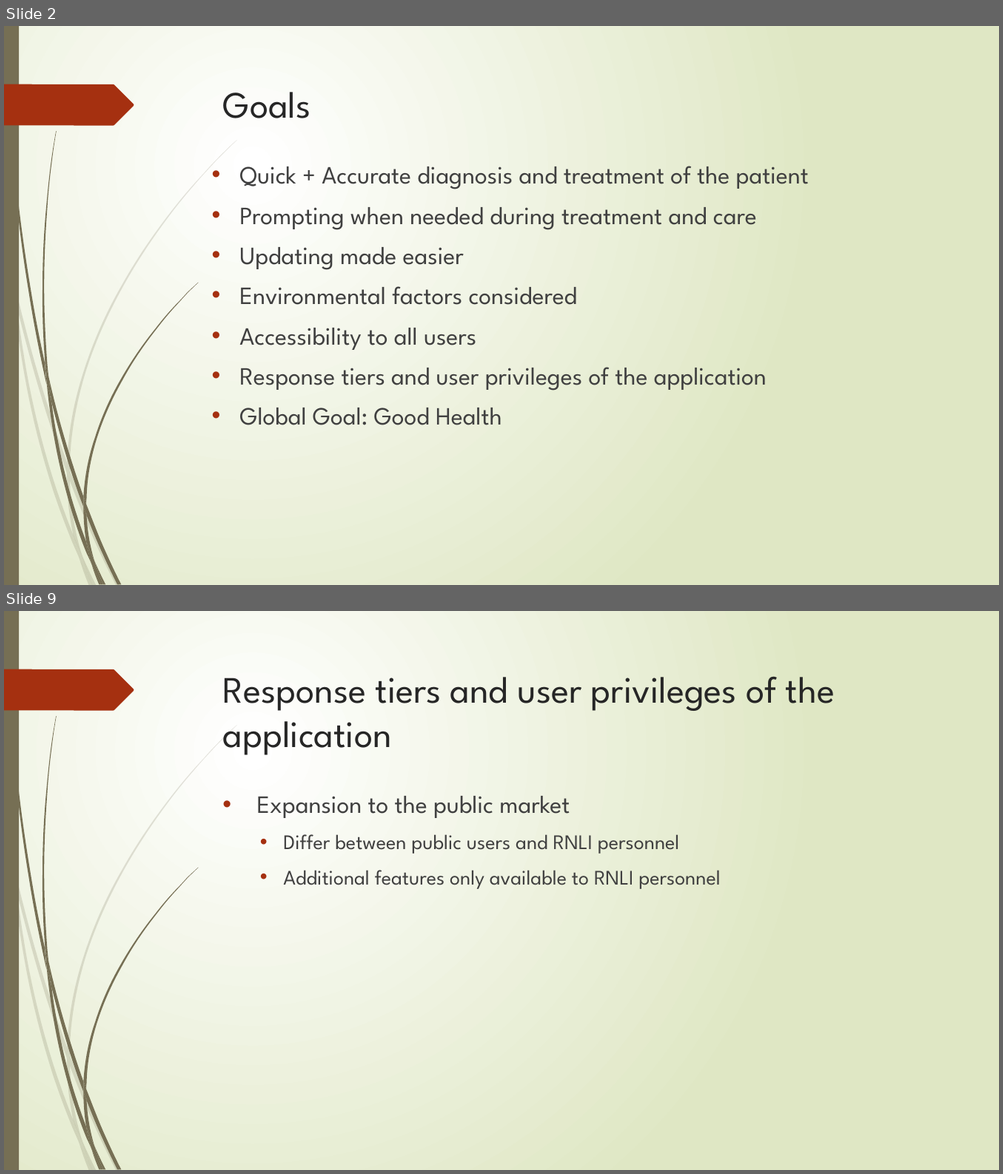
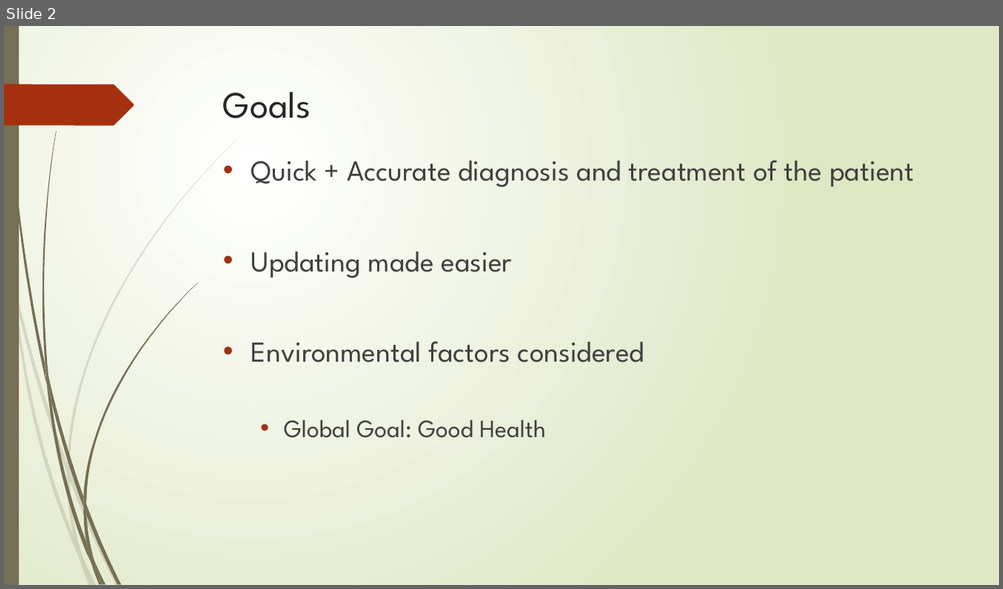
Before and after one commit to bournemouth17/team-5, a slide deck: RNLI.pptx. Shown one above the other, each under a label of ours: slides 2 and 9 before the commit, slide 2 after it; the slides between them are not shown. The pictures are 1003x1174 and 1003x589 pixels, drawn with LibreOffice and Linux fonts; fonts in the diff are those of the drawing. Boxes give left, top, right and bottom in pixels: in the first picture for what was removed or moved away, otherwise in the second. Text is boxed around its words. In the diff, an @@ line names an element or a change of style, - is before the commit and + after.

```diff
--- a/RNLI.pptx
+++ b/RNLI.pptx
@@ slide 9 removed at (x1=4, y1=611, x2=999, y2=1170), background gradient #FFFFFF to #DFE8C4; not listed: 24 template elements that a slide beside it also shows @@
@@ title removed at (x1=223, y1=676, x2=834, y2=755) @@
-Response tiers and user privileges of the application
@@ text removed at (x1=257, y1=796, x2=720, y2=889) @@
-• Expansion to the public market
-  • Differ between public users and RNLI personnel
-  • Additional features only available to RNLI personnel
@@ slide 2 changed as well @@
@@ text "Quick + Accurate diagnosis and ..." moved from (x1=239, y1=166, x2=808, y2=426) to (x1=251, y1=160, x2=913, y2=438) @@
@@ text "Quick + Accurate diagnosis and ..." at (x1=251, y1=160, x2=913, y2=438): size 24 to 28 pt in "Quick + Accurate diagnosis and treatment of ...", "Updating made easier", "Environmental factors considered"; list level 1 to 2 in "Global Goal: Good Health" @@
@@ text at (x1=239, y1=207, x2=757, y2=230): paragraph removed @@
-• Prompting when needed during treatment and care
@@ text at (x1=239, y1=328, x2=766, y2=391): paragraphs removed @@
-• Accessibility to all users
-• Response tiers and user privileges of the application
```
Also in this commit, not shown: 4 other slides changed, 2 slides added, 7 other slides removed.
